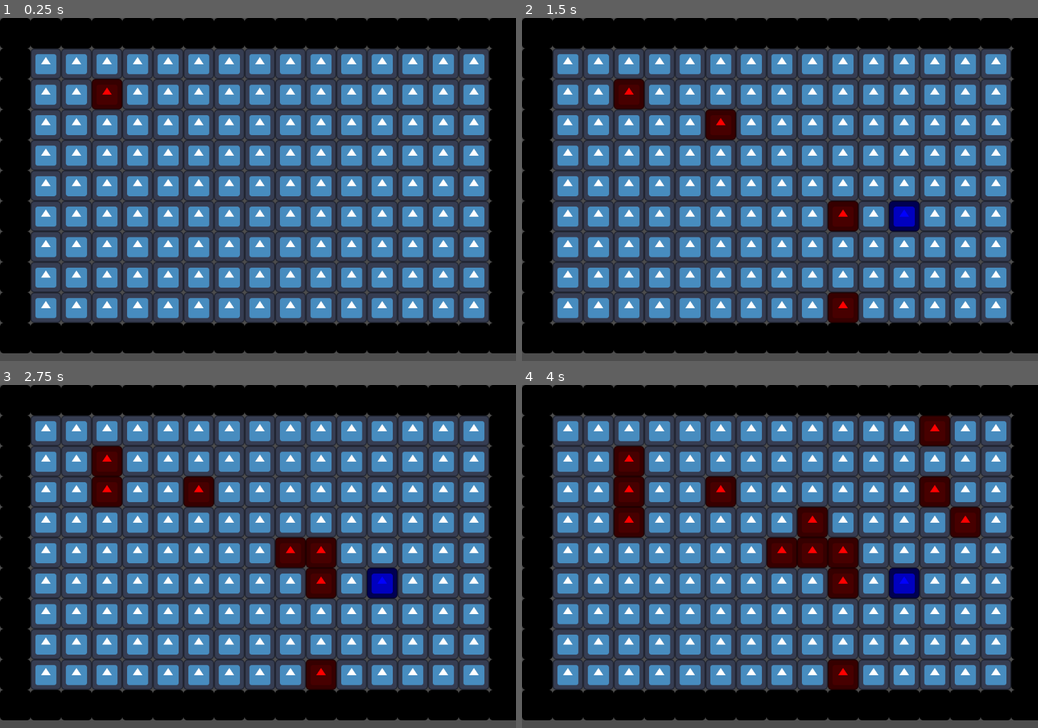
Above: before the commit, frames 1-4 (two rows, left to right).
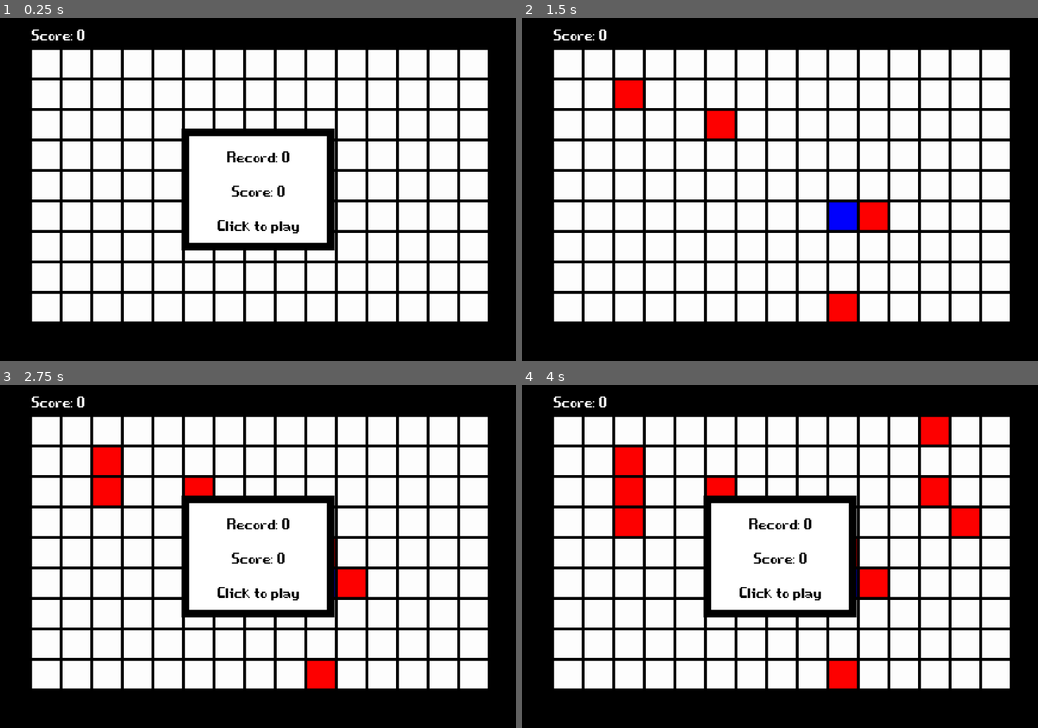
Above: after the commit, the same moments.

Repository: dqdthanhthanh/snake_pixel_game
Game: Godot game, scene res://main_game.tscn
Same seed, same stepped clock (60 frames per second), same inputs: the game is played once before the commit and once after it. The engine's default icon, where the game draws it, is replaced by a stand-in: a white triangle on a blue panel in a dark square.
Inputs (mouse positions are in pixels of both pictures, inside the frame that each line leads up to):
- Up to frame 1 (0.25 s): no input
- Up to frame 2 (1.5 s): click (780, 189) at 0.5 s, where only the run after the commit has a clickable "Record: 0"; tap Enter (ui_accept) at 1.25 s; hold Right (ui_right) from 1.28 s (still down); hold Enter (ui_accept) from 1.28 s (still down)
- Up to frame 3 (2.75 s): release Right (ui_right) at 2.03 s; release Enter (ui_accept) at 2.03 s; hold Down (ui_down) from 2.03 s (still down); tap Enter (ui_accept) at 2.1, 2.27, 2.57 s
- Up to frame 4 (4 s): tap Enter (ui_accept) at 2.75, 3.6, 3.77 s; release Down (ui_down) at 2.78 s; hold Right (ui_right) 2.78-3.53 s; hold Enter (ui_accept) 2.78-3.53 s; hold Up (ui_up) from 3.53 s (still down)

The runs differ from the first frame. In frame 1, 72% of the frame differs, in the area x 0-100%, y 0-100%; in frame 2, 72%; in frame 3, 72%; in frame 4, 72%.
Error before the commit: Invalid access of index '0' on a base object of type: 'Array'. (res://main_game.gd:183)
Error after the commit: Invalid access of index '0' on a base object of type: 'Array'. (res://main_game.gd:247)

Commit message:
add save, load data: high score (data.record)

Diff:
--- /dev/null
+++ b/Data.gd
@@ -0,0 +1,46 @@
+class_name Data
+extends Node
+
+const user_data:String = "user://save.json"
+
+var data:Dictionary = {
+	"record": 0
+}
+
+func get_data():
+	var parse_result
+	var file = FileAccess.open(user_data, FileAccess.READ)
+	var json_data = JSON.new()
+	if file != null:
+		json_data.parse(file.get_as_text())
+		parse_result = json_data.get_data()
+	else:
+		parse_result = data
+	return parse_result
+
+static func save_data(data:Dictionary) -> void:
+	var file = FileAccess.open(user_data, FileAccess.WRITE)
+	file.store_string(JSON.stringify(data))
+
+static func get_files_name_path(path : String) -> Array:
+	var files:Array = []
+	var filesPath = DirAccess.get_files_at(path)
+	if filesPath.size() > 0:
+		for i in filesPath:
+			files.append(path + i)
+	return files
+
+static func folder_create(path) -> void:
+	DirAccess.make_dir_absolute(path)
+
+static func folder_remove(path) -> void:
+	DirAccess.remove_absolute(path)
+
+static func str_to_vec2(string := "") -> Vector2:
+	if string:
+		var new_string: String = string
+		new_string = new_string.erase(0, 1)
+		new_string = new_string.erase(new_string.length() - 1, 1)
+		var array: Array = new_string.split(", ")
+		return Vector2(int(array[0]), int(array[1]))
+	return Vector2.ZERO
--- a/main_game.gd
+++ b/main_game.gd
@@ -1,10 +1,15 @@
 extends Control
 
 @export var pixel_ins:PackedScene
-
-var game_end:bool = false
+@export var btn_new_game:Button
+@export var score_label:Label
+@export var high_score_label:Label
+@export var your_score_label:Label
+@export var data:Node
+
+var game_end:bool = true
 var key_input:int = 3
-var time:float
+var time:float = 0
 var snake_speed:float = 0.3
 var board:Array
 var pixel_board:Array
@@ -19,23 +24,44 @@
 var snake_end_body:Array
 var snake_change:bool = false
 
-signal key_changed(key:int)
+var wall_color:Color = Color.BLACK
+var point_color:Color = Color.RED
+var snake_head_color:Color = Color.BLUE
+var snake_body_color:Color = Color.GREEN
+var board_color:Color = Color.WHITE
+
+signal signal_key_changed(key:int)
+signal signal_game_end()
+signal signal_snake_eat()
+signal signal_score_add()
 
 # Called when the node enters the scene tree for the first time.
 func _ready():
-	connect("key_changed",on_key_changed)
+	# connect all signal
+	# connect on_new_game
+	btn_new_game.show()
+	btn_new_game.connect("pressed",on_new_game)
+	# connect on_game_end
+	connect("signal_game_end",on_game_end)
+	# connect input key pressed
+	connect("signal_key_changed",on_key_changed)
+	# connect snake eat
+	connect("signal_snake_eat",on_snale_eat)
+	# point add
+	connect("signal_score_add",on_score_add)
+
 	# create board
 	for i in 11:
 		board.append([])
 		for j in 17:
 			board[i].append(0)
 	pixel_board = board.duplicate(true)
-	# add_pixel
+	# create board
 	for i in board.size():
-		var pixel_y:Sprite2D = preload("res://pixel.tscn").instantiate()
 		for j in board[i].size():
-			var pixel:Sprite2D = preload("res://pixel.tscn").instantiate()
+			var pixel:Sprite2D = pixel_ins.instantiate()
 			$Board.add_child(pixel)
+			pixel.modulate = board_color
 			if j == 0:
 				pixel.position.x = 32
 				pixel_board[i][0] = pixel
@@ -43,17 +69,41 @@
 				pixel.position.x = 32 + j * 64
 				pixel_board[i][j] = pixel
 			pixel.position.y = 32 + i * 64
-	# create wall:
-	# ngang
-	for i in board[0].size():
-		pixel_board[0][i].modulate = Color.BLACK
-		pixel_board[board.size()-1][i].modulate = Color.BLACK
-	# doc
+	# create wall
+	create_wall()
+	# show score
+	on_score_add()
+
+func on_new_game():
+	# reset value
+	time = 0
+	key_input = 3
+	snake_speed = 0.3
+	snake_size = 1
+	snake_body = []
+	snake_change = false
+
+	# create board color
 	for i in board.size():
-		pixel_board[i][0].modulate = Color.BLACK
-		pixel_board[i][board[0].size()-1].modulate = Color.BLACK
+		for j in board[i].size():
+			pixel_board[i][j].modulate = board_color
+
+	# create all object
+	create_wall()
 	create_snake()
 	create_point()
+	signal_score_add.emit()
+
+	# create new game
+	game_end = false
+	btn_new_game.hide()
+
+func on_game_end():
+	prints("")
+	prints("Game End")
+	prints("")
+	game_end = true
+	btn_new_game.show()
 
 func on_key_changed(key:int):
 	#prints("key_________",key,key_input,"_____")
@@ -101,105 +151,119 @@
 				pixel_y = snake_body[0][1]
 		key_input = key
 
+func on_snale_eat():
+	var s:int = 1
+	var body_x:int = pixel_x
+	var body_y:int = pixel_y
+
+	match key_input:
+		0:
+			body_y += s
+		1:
+			body_y -= s
+		2:
+			body_x += s
+		3:
+			body_x -= s
+
+	if body_x > board.size()-1 or abs(body_x) > board.size()-1:
+		body_x = 0
+		pixel_x = 0
+	if body_y > board[0].size()-1 or abs(body_y) > board[0].size()-1:
+		body_y = 0
+		pixel_y = 0
+	if body_x < 0:
+		body_x = remap(body_x,-(board.size()-1),-1,1,board.size()-1)
+	if body_y < 0:
+		body_y = remap(body_y,-(board[0].size()-1),-1,1,board[0].size()-1)
+
+	snake_size += 1
+	snake_end_body = [body_x,body_y]
+	snake_body.append(snake_end_body)
+	temp_snake_body.append(snake_body[0])
+	create_point()
+	prints("")
+	prints("Snake Eat",snake_body,temp_snake_body)
+	prints("")
+
+func on_score_add():
+	var score:int = snake_size - 1
+	data.data = data.get_data()
+	if score > data.data.record:
+		data.data.record = score
+		data.save_data(data.data)
+	else:
+		score = data.data.record
+	high_score_label.text = "Record: " + str(score)
+	score_label.text = "Score: " + str(snake_size - 1)
+	your_score_label.text = "Score: " + str(snake_size - 1)
+
 # Called every frame. 'delta' is the elapsed time since the previous frame.
 func _process(delta):
-	time += delta
-
-	if time > snake_speed and game_end == false:
-		snake_start_body = [pixel_x, pixel_y]
-
-		match key_input:
-			0:
-				pixel_x -= 1
-			1:
-				pixel_x += 1
-			2:
-				pixel_y -= 1
-			3:
-				pixel_y += 1
-
-		if pixel_x > board.size()-1 or abs(pixel_x) > board.size()-1:
-			pixel_x = 0
-		if pixel_y > board[0].size()-1 or abs(pixel_y) > board[0].size()-1:
-			pixel_y = 0
-		if pixel_x < 0:
-			pixel_x = remap(pixel_x,-(board.size()-1),-1,1,board.size()-1)
-		if pixel_y < 0:
-			pixel_y = remap(pixel_y,-(board[0].size()-1),-1,1,board[0].size()-1)
-
-		snake_body[0] = [pixel_x, pixel_y]
-		#prints("")
-		#prints("Snake Move",snake_body,temp_snake_body)
-
-		# eat
-		var point:Sprite2D = pixel_board[snake_body[0][0]][snake_body[0][1]]
-		if (point.modulate == Color.GREEN and snake_change == false) or point.modulate == Color.BLACK:
-			game_end = true
-			prints("")
-			prints("Game End")
-			prints("")
-		if point.modulate == Color.RED:
-			var s:int = 1
-			var body_x:int = pixel_x
-			var body_y:int = pixel_y
+	if game_end == false:
+		time += delta
+
+		if time > snake_speed:
+			snake_start_body = [pixel_x, pixel_y]
 
 			match key_input:
 				0:
-					body_y += s
+					pixel_x -= 1
 				1:
-					body_y -= s
+					pixel_x += 1
 				2:
-					body_x += s
+					pixel_y -= 1
 				3:
-					body_x -= s
-
-			if body_x > board.size()-1 or abs(body_x) > board.size()-1:
-				body_x = 0
+					pixel_y += 1
+
+			if pixel_x > board.size()-1 or abs(pixel_x) > board.size()-1:
 				pixel_x = 0
-			if body_y > board[0].size()-1 or abs(body_y) > board[0].size()-1:
-				body_y = 0
+			if pixel_y > board[0].size()-1 or abs(pixel_y) > board[0].size()-1:
 				pixel_y = 0
-			if body_x < 0:
-				body_x = remap(body_x,-(board.size()-1),-1,1,board.size()-1)
-			if body_y < 0:
-				body_y = remap(body_y,-(board[0].size()-1),-1,1,board[0].size()-1)
-
-			snake_size += 1
-			snake_end_body = [body_x,body_y]
-			snake_body.append(snake_end_body)
-			temp_snake_body.append(snake_body[0])
-			create_point()
-			prints("")
-			prints("Snake Eat",snake_body,temp_snake_body)
-			prints("")
-
-		# create all body data when snake_size > 1
-		if snake_size > 1:
-			for i in snake_size:
-				if i > 0:
-					snake_body[i] = temp_snake_body[i-1]
-
-		# deleta end body
-		snake_end_body = [temp_snake_body[temp_snake_body.size()-1][0],temp_snake_body[temp_snake_body.size()-1][1]]
-		snake = pixel_board[snake_end_body[0]][snake_end_body[1]]
-		snake.modulate = Color.WHITE
-
-		temp_snake_body = snake_body.duplicate(true)
-
-		# create head, body display
-		for i in snake_body.size():
-			if snake_body[i].size() > 0:
-				snake = pixel_board[snake_body[i][0]][snake_body[i][1]]
-				if i == 0:
-					snake.modulate = Color.BLUE
-				else:
-					snake.modulate = Color.GREEN
-
-		#prints("snake_body", snake_body)
-		#prints("temp_snake_body", temp_snake_body)
-
-	if time > snake_speed:
-		time = 0
+			if pixel_x < 0:
+				pixel_x = remap(pixel_x,-(board.size()-1),-1,1,board.size()-1)
+			if pixel_y < 0:
+				pixel_y = remap(pixel_y,-(board[0].size()-1),-1,1,board[0].size()-1)
+
+			snake_body[0] = [pixel_x, pixel_y]
+			#prints("")
+			#prints("Snake Move",snake_body,temp_snake_body)
+
+			# eat
+			var point:Sprite2D = pixel_board[snake_body[0][0]][snake_body[0][1]]
+			if (point.modulate == snake_body_color and snake_change == false) or point.modulate == wall_color:
+				signal_game_end.emit()
+			if point.modulate == point_color:
+				signal_snake_eat.emit()
+				signal_score_add.emit()
+
+			# create all body data when snake_size > 1
+			if snake_size > 1:
+				for i in snake_size:
+					if i > 0:
+						snake_body[i] = temp_snake_body[i-1]
+
+			# deleta end body
+			snake_end_body = [temp_snake_body[temp_snake_body.size()-1][0],temp_snake_body[temp_snake_body.size()-1][1]]
+			snake = pixel_board[snake_end_body[0]][snake_end_body[1]]
+			snake.modulate = board_color
+
+			temp_snake_body = snake_body.duplicate(true)
+
+			# create head, body display
+			for i in snake_body.size():
+				if snake_body[i].size() > 0:
+					snake = pixel_board[snake_body[i][0]][snake_body[i][1]]
+					if i == 0:
+						snake.modulate = snake_head_color
+					else:
+						snake.modulate = snake_body_color
+
+			#prints("snake_body", snake_body)
+			#prints("temp_snake_body", temp_snake_body)
+
+		if time > snake_speed:
+			time = 0
 
 func _input(event):
 	if Input.is_action_pressed("ui_accept"):
@@ -207,22 +271,22 @@
 		create_point()
 
 	if Input.is_action_pressed("ui_up"):
-		key_changed.emit(0)
+		signal_key_changed.emit(0)
 	elif Input.is_action_pressed("ui_down"):
-		key_changed.emit(1)
+		signal_key_changed.emit(1)
 	elif Input.is_action_pressed("ui_left"):
-		key_changed.emit(2)
+		signal_key_changed.emit(2)
 	elif Input.is_action_pressed("ui_right"):
-		key_changed.emit(3)
+		signal_key_changed.emit(3)
 
 func create_snake():
-	prints("")
 	for i in snake_size:
 		snake_body.append([])
 	pixel_x = randi_range(int(pixel_board.size()/2-1),int(pixel_board.size()/2+1))
 	pixel_y = randi_range(int(pixel_board[0].size()/2-1),int(pixel_board[0].size()/2+1))
 	snake_body[0] = [pixel_x,pixel_y]
 	temp_snake_body = snake_body
+	prints("")
 	prints("Create Snake____",snake_body[0])
 	prints("")
 
@@ -232,10 +296,24 @@
 		if child.modulate == Color(1,1,1,1):
 			ok_point.append(child)
 	point = ok_point.pick_random()
-	point.modulate = Color.RED
+	point.modulate = point_color
 	ok_point.clear()
 	snake_speed = snake_speed/100.0*98.0
 	prints("")
 	prints("Create Point____",point)
 	prints("New Speed", snake_speed)
 	prints("")
+
+func create_wall():
+	# create wall color
+	# ngang
+	for i in board[0].size():
+		pixel_board[0][i].modulate = wall_color
+		pixel_board[board.size()-1][i].modulate = wall_color
+	# doc
+	for i in board.size():
+		pixel_board[i][0].modulate = wall_color
+		pixel_board[i][board[0].size()-1].modulate = wall_color
+	prints("")
+	prints("Create Wall")
+	prints("")
--- a/main_game.tscn
+++ b/main_game.tscn
@@ -1,8 +1,28 @@
-[gd_scene load_steps=2 format=3 uid="uid://c3fnpugnvmh60"]
+[gd_scene load_steps=8 format=3 uid="uid://c3fnpugnvmh60"]
 
 [ext_resource type="Script" path="res://main_game.gd" id="1_wbjgo"]
+[ext_resource type="Texture2D" uid="uid://bobthp6gd5e4t" path="res://white_square.png" id="2_ubevi"]
+[ext_resource type="PackedScene" uid="uid://dqjmumsv02kpn" path="res://pixel.tscn" id="3_j77nn"]
+[ext_resource type="FontFile" uid="uid://cfnbrw8sdu01e" path="res://game_over.ttf" id="4_oc6gi"]
+[ext_resource type="Script" path="res://Data.gd" id="5_pcp5l"]
 
-[node name="MainGame" type="Control"]
+[sub_resource type="StyleBoxFlat" id="StyleBoxFlat_thllg"]
+bg_color = Color(1, 1, 1, 1)
+border_width_left = 16
+border_width_top = 16
+border_width_right = 16
+border_width_bottom = 16
+border_color = Color(0, 0, 0, 1)
+
+[sub_resource type="StyleBoxFlat" id="StyleBoxFlat_vccfv"]
+bg_color = Color(0.497474, 0.497474, 0.497474, 1)
+border_width_left = 16
+border_width_top = 16
+border_width_right = 16
+border_width_bottom = 16
+border_color = Color(0, 0, 0, 1)
+
+[node name="MainGame" type="Control" node_paths=PackedStringArray("btn_new_game", "score_label", "high_score_label", "your_score_label", "data")]
 layout_mode = 3
 anchors_preset = 15
 anchor_right = 1.0
@@ -10,5 +30,115 @@
 grow_horizontal = 2
 grow_vertical = 2
 script = ExtResource("1_wbjgo")
+pixel_ins = ExtResource("3_j77nn")
+btn_new_game = NodePath("ButtonNewGame")
+score_label = NodePath("ScoreLabel")
+high_score_label = NodePath("ButtonNewGame/HighScoreLabel")
+your_score_label = NodePath("ButtonNewGame/YourScore")
+data = NodePath("Data")
+
+[node name="BG" type="Sprite2D" parent="."]
+self_modulate = Color(0, 0, 0, 1)
+position = Vector2(540, 360)
+scale = Vector2(1080, 720)
+texture = ExtResource("2_ubevi")
 
 [node name="Board" type="Node2D" parent="."]
+
+[node name="ScoreLabel" type="Label" parent="."]
+layout_mode = 0
+offset_left = 64.0
+offset_right = 256.0
+offset_bottom = 64.0
+theme_override_fonts/font = ExtResource("4_oc6gi")
+theme_override_font_sizes/font_size = 80
+text = "Score: 0"
+vertical_alignment = 1
+
+[node name="ButtonNewGame" type="Button" parent="."]
+layout_mode = 1
+anchors_preset = 8
+anchor_left = 0.5
+anchor_top = 0.5
+anchor_right = 0.5
+anchor_bottom = 0.5
+offset_left = -160.0
+offset_top = -128.0
+offset_right = 160.0
+offset_bottom = 128.0
+grow_horizontal = 2
+grow_vertical = 2
+theme_override_colors/font_color = Color(0, 0, 0, 1)
+theme_override_colors/font_pressed_color = Color(0, 0, 0, 1)
+theme_override_colors/font_hover_color = Color(0, 0, 0, 1)
+theme_override_colors/font_focus_color = Color(0, 0, 0, 1)
+theme_override_colors/font_hover_pressed_color = Color(0, 0, 0, 1)
+theme_override_colors/font_disabled_color = Color(0, 0, 0, 1)
+theme_override_colors/font_outline_color = Color(0, 0, 0, 1)
+theme_override_fonts/font = ExtResource("4_oc6gi")
+theme_override_font_sizes/font_size = 100
+theme_override_styles/normal = SubResource("StyleBoxFlat_thllg")
+theme_override_styles/hover = SubResource("StyleBoxFlat_vccfv")
+theme_override_styles/pressed = SubResource("StyleBoxFlat_vccfv")
+theme_override_styles/disabled = SubResource("StyleBoxFlat_vccfv")
+theme_override_styles/focus = SubResource("StyleBoxFlat_vccfv")
+
+[node name="HighScoreLabel" type="Label" parent="ButtonNewGame"]
+layout_mode = 1
+anchors_preset = 5
+anchor_left = 0.5
+anchor_right = 0.5
+offset_left = -128.0
+offset_top = 24.0
+offset_right = 128.0
+offset_bottom = 88.0
+grow_horizontal = 2
+theme_override_colors/font_color = Color(0, 0, 0, 1)
+theme_override_fonts/font = ExtResource("4_oc6gi")
+theme_override_font_sizes/font_size = 80
+text = "Record: 0"
+horizontal_alignment = 1
+vertical_alignment = 1
+
+[node name="YourScore" type="Label" parent="ButtonNewGame"]
+layout_mode = 1
+anchors_preset = 8
+anchor_left = 0.5
+anchor_top = 0.5
+anchor_right = 0.5
+anchor_bottom = 0.5
+offset_left = -128.0
+offset_top = -40.0
+offset_right = 128.0
+offset_bottom = 40.0
+grow_horizontal = 2
+grow_vertical = 2
+theme_override_colors/font_color = Color(0, 0, 0, 1)
+theme_override_fonts/font = ExtResource("4_oc6gi")
+theme_override_font_sizes/font_size = 80
+text = "Score: 0"
+horizontal_alignment = 1
+vertical_alignment = 1
+
+[node name="Info" type="Label" parent="ButtonNewGame"]
+layout_mode = 1
+anchors_preset = 7
+anchor_left = 0.5
+anchor_top = 1.0
+anchor_right = 0.5
+anchor_bottom = 1.0
+offset_left = -128.0
+offset_top = -88.0
+offset_right = 128.0
+offset_bottom = -24.0
+grow_horizontal = 2
+grow_vertical = 0
+theme_override_colors/font_color = Color(0, 0, 0, 1)
+theme_override_fonts/font = ExtResource("4_oc6gi")
+theme_override_font_sizes/font_size = 80
+text = "Click to play"
+horizontal_alignment = 1
+vertical_alignment = 1
+
+[node name="Data" type="Node" parent="."]
+script = ExtResource("5_pcp5l")
--- a/pixel.tscn
+++ b/pixel.tscn
@@ -1,8 +1,8 @@
 [gd_scene load_steps=2 format=3 uid="uid://dqjmumsv02kpn"]
 
-[ext_resource type="Texture2D" uid="uid://bsoqjuk11dovl" path="res://icon.svg" id="1_yj64w"]
+[ext_resource type="Texture2D" uid="uid://bobthp6gd5e4t" path="res://white_square.png" id="1_0y16w"]
 
 [node name="Sprite2D" type="Sprite2D"]
 position = Vector2(32, 32)
-scale = Vector2(0.5, 0.5)
-texture = ExtResource("1_yj64w")
+scale = Vector2(58, 58)
+texture = ExtResource("1_0y16w")
--- a/project.godot
+++ b/project.godot
@@ -19,6 +19,8 @@
 
 window/size/viewport_width=1080
 window/size/viewport_height=720
+window/stretch/mode="viewport"
+window/handheld/orientation=4
 
 [rendering]
 
Binary file added: game_over.ttf
Not shown, added: game_over.ttf.import
Binary file added: white_square.png
Not shown, added: white_square.png.import
